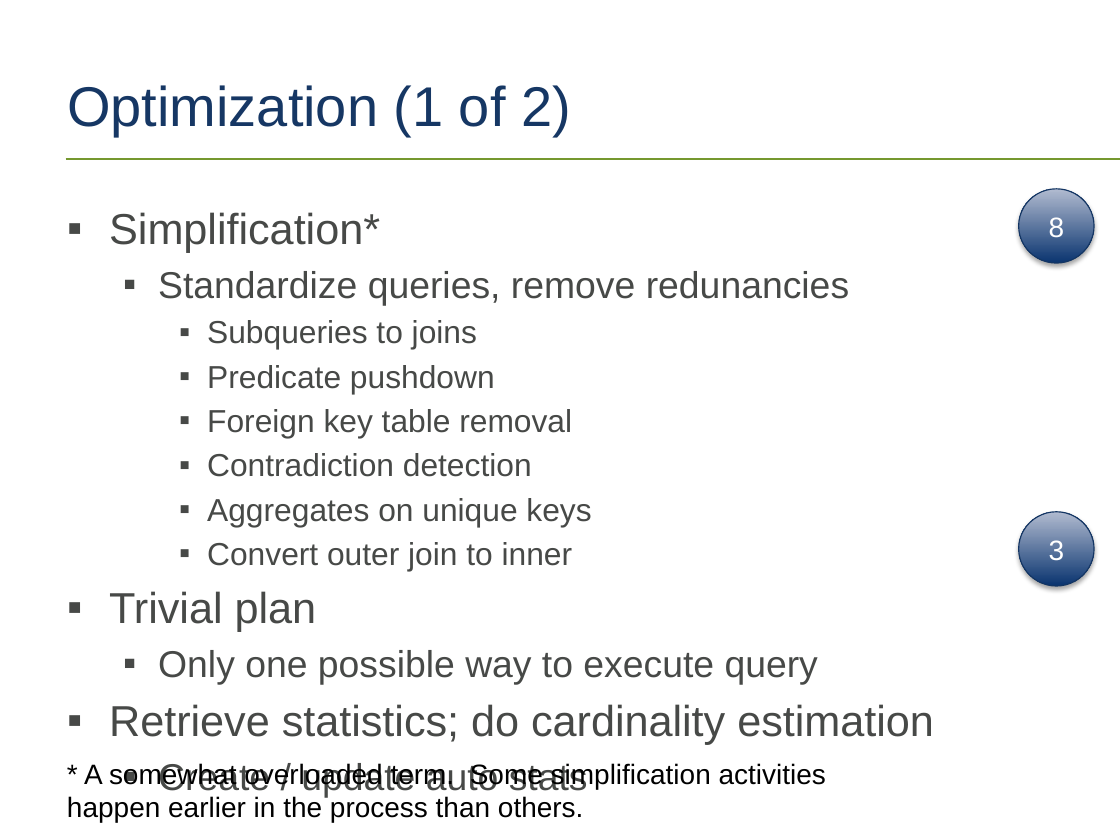
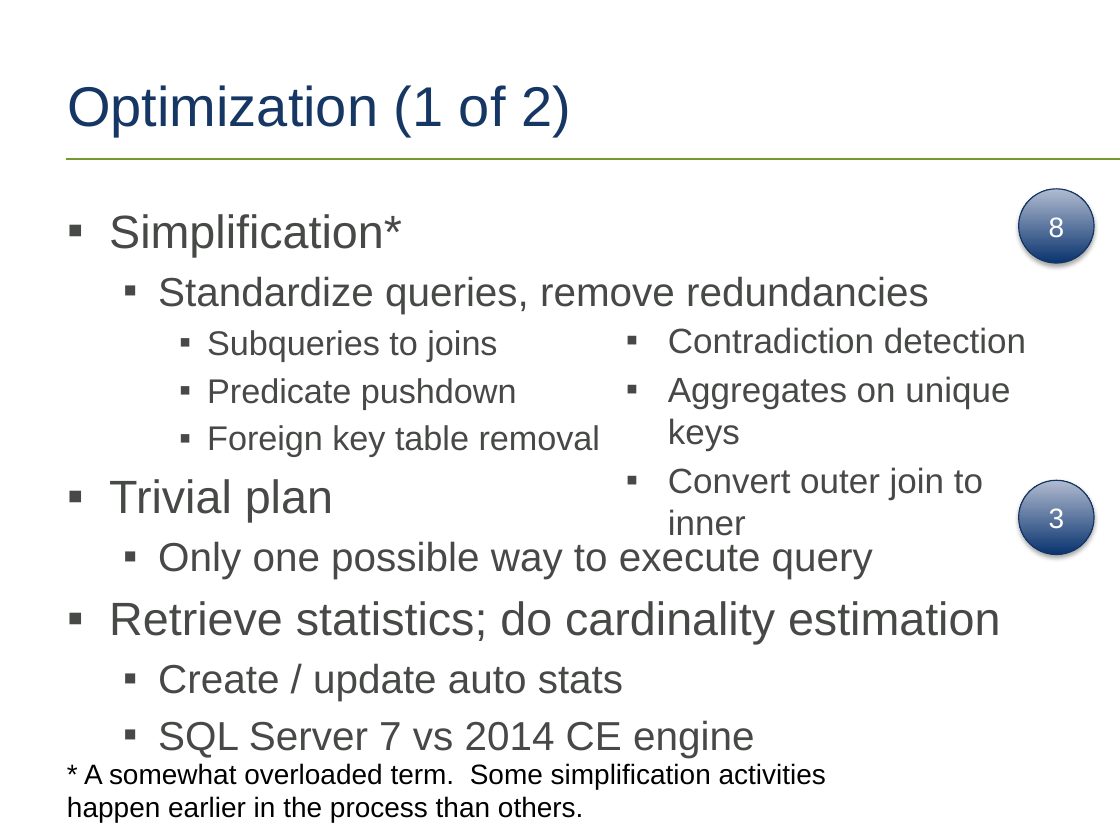
Before and after one commit to tf3604/OptimizerPresentation, a slide deck: slide 31 of Optimizer.pptx. Drawn at 1120x840 pixels with LibreOffice and Linux fonts; fonts in the diff are those of the drawing; background and template pictures are left out. Boxes give left, top, right and bottom in pixels: in the first picture for what was removed or moved away, otherwise in the second. Text is boxed around its words. In the diff, an @@ line names an element or a change of style, - is before the commit and + after.

```diff
--- a/Optimizer.pptx
+++ b/Optimizer.pptx
@@ text at [109, 214, 1000, 701]: size 27.8 to 30 pt in "Simplification*", "Trivial plan", "Retrieve statistics; do cardinality estimation"; size 20.4 to 22 pt in "Subqueries to joins", "Predicate pushdown", "Foreign key table removal"; size 24.1 to 26 pt in "Only one possible way to execute query", "Create / update auto stats" @@
@@ text at [158, 276, 929, 314]: text changed; size 24.1 to 26 pt @@
-  ▪ Standardize queries, remove redunancies
+  ▪ Standardize queries, remove redundancies
@@ text added at [668, 327, 1026, 500], 22.5 pt, text #474947 @@
+▪ Contradiction detection
+▪ Aggregates on unique keys
+▪ Convert outer join to inner
@@ text at [207, 453, 591, 571]: paragraphs removed @@
-    ▪ Contradiction detection
-    ▪ Aggregates on unique keys
-    ▪ Convert outer join to inner
@@ ellipse "3": place and size @@
-ellipse "3" at [1018, 512, 1093, 586]
+ellipse "3" at [1018, 480, 1093, 554]
@@ text at [158, 720, 754, 758]: paragraph added @@
+  ▪ SQL Server 7 vs 2014 CE engine
```
Also in this commit, not shown: 1 slide added, 3 slides removed.
